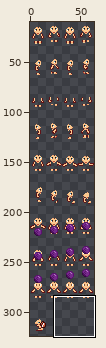
Sprite sheet, stored at [LittleNPC] The Farmer's Children Art - Deluxe/assets/Characters/Female/June/Skin/Vanilla.png. Above: a wide view before the commit, with the close-up outlined.
Close-up. Earlier state:
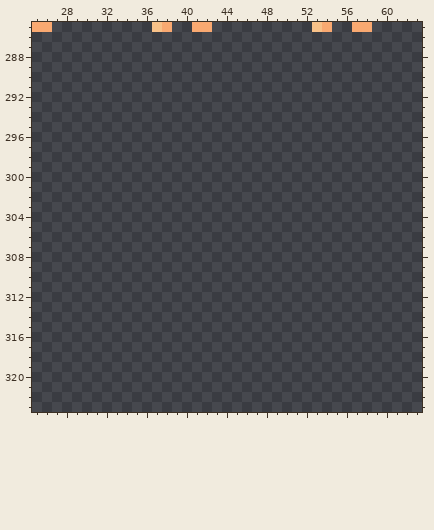
The file is 64x416 pixels. Pixels under 10% opacity are left out. Colours within 5 levels of each other are drawn and written as one. Shown: x 25..63, y 285..323. The wide view leaves out empty margins.
Now the later version:
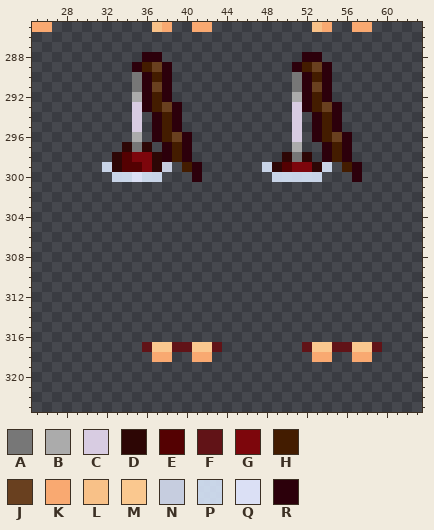
Palette (. is transparent): A #777777  B #ababab  C #d8cce2  D #2d0605  E #540102  F #611317  G #7d060c  H #431c00  J #69401f  K #f9a971  L #f8c188  M #fac88f  N #c6cddf  P #ddebffde  Q #dbe0f5  R #2c000b
Change:
y 288: x 36..37 .. -> RR; x 52..53 .. -> RR
y 289: x 35..38 .... -> RHJR; x 51..54 .... -> RHJR
y 290: x 35..38 .... -> ARHR; x 51..54 .... -> ARHR
y 291: x 35..38 .... -> ARJR; x 51..54 .... -> ARJR
y 292: x 35..38 .... -> BRHR; x 51..54 .... -> BRHR
y 293: x 35..39 ..... -> CRHJR; x 51..55 ..... -> CRHJR
y 294..295: x 35 . -> C; x 37..39 ... -> RHR; x 51 . -> C; x 53..55 ... -> RHR
y 296: x 35 . -> B; x 37..40 .... -> RHJR; x 51 . -> C; x 53..56 .... -> RHJR
y 297: x 34..36 ... -> DAD; x 38..40 ... -> RHR; x 51 . -> B; x 54..56 ... -> RHR
y 298: x 33..40 ........ -> DEGGDRHR; x 50..52 ... -> DAD; x 54..56 ... -> RHR
y 299: x 32..38 ....... -> PDEEGDN; x 40..41 .. -> HR; x 48..54 ....... -> PDEGGDP; x 56..57 .. -> HR
y 300: x 33..37 ..... -> PPQPP; x 41 . -> R; x 49..53 ..... -> PPPPP; x 57 . -> R
y 317: x 36..43 ........ -> FMMFFMMF; x 52..59 ........ -> FMMFFMMF
y 318: x 37..38 .. -> KK; x 41..42 .. -> KK; x 53..54 .. -> KK; x 57..58 .. -> KK
Boxes around the changes in both close-ups, in picture pixels (x1, y1, x2, y2):
added: (102, 52, 202, 182)
added: (262, 52, 362, 182)
added: (142, 342, 222, 362)
added: (302, 342, 382, 362)
